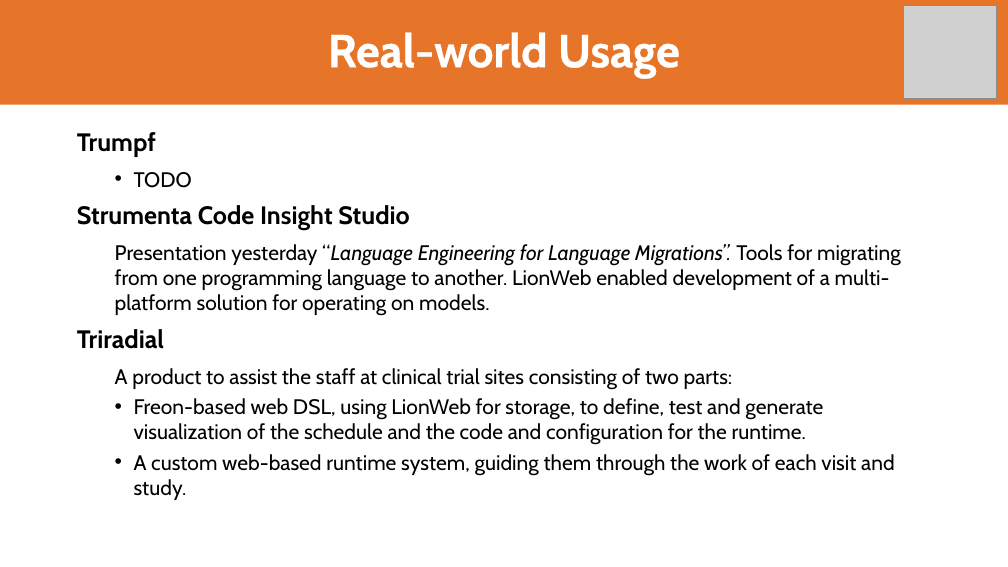
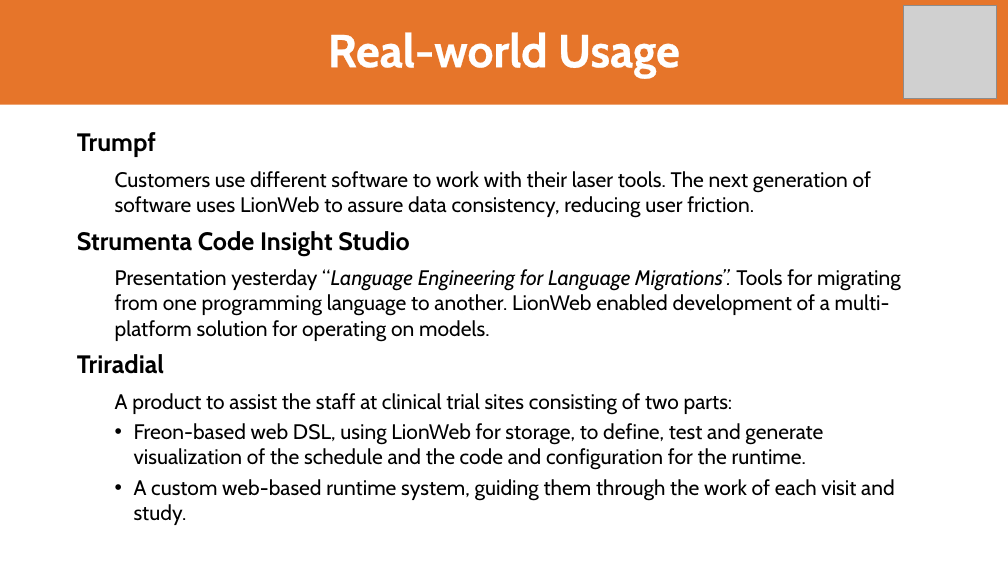
Before and after one commit to LionWeb-io/specification, a slide deck: slide 8 of resources/LangDev 2024 Talk.pptx. Drawn at 1008x567 pixels with LibreOffice and Linux fonts; fonts in the diff are those of the drawing; grey boxes stand for pictures; background and template pictures are left out. Boxes give left, top, right and bottom in pixels: in the first picture for what was removed or moved away, otherwise in the second. Text is boxed around its words. In the diff, an @@ line names an element or a change of style, - is before the commit and + after.

```diff
--- a/resources/LangDev 2024 Talk.pptx
+++ b/resources/LangDev 2024 Talk.pptx
@@ text at (115,171,871,218): text changed @@
-  • TODO
+  Customers use different software to work with their laser tools. The next generation of software uses LionWeb to assure data consistency, reducing user friction.
```
Also in this commit, not shown: 12 other slides changed.
